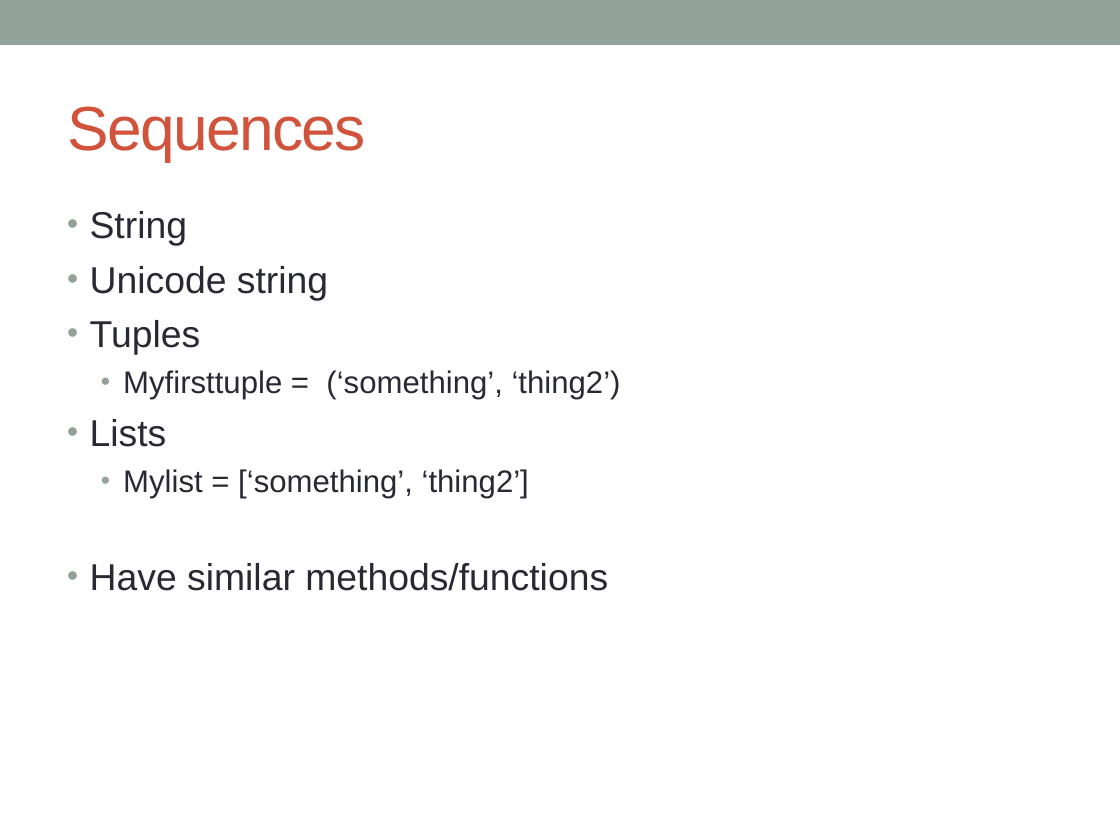
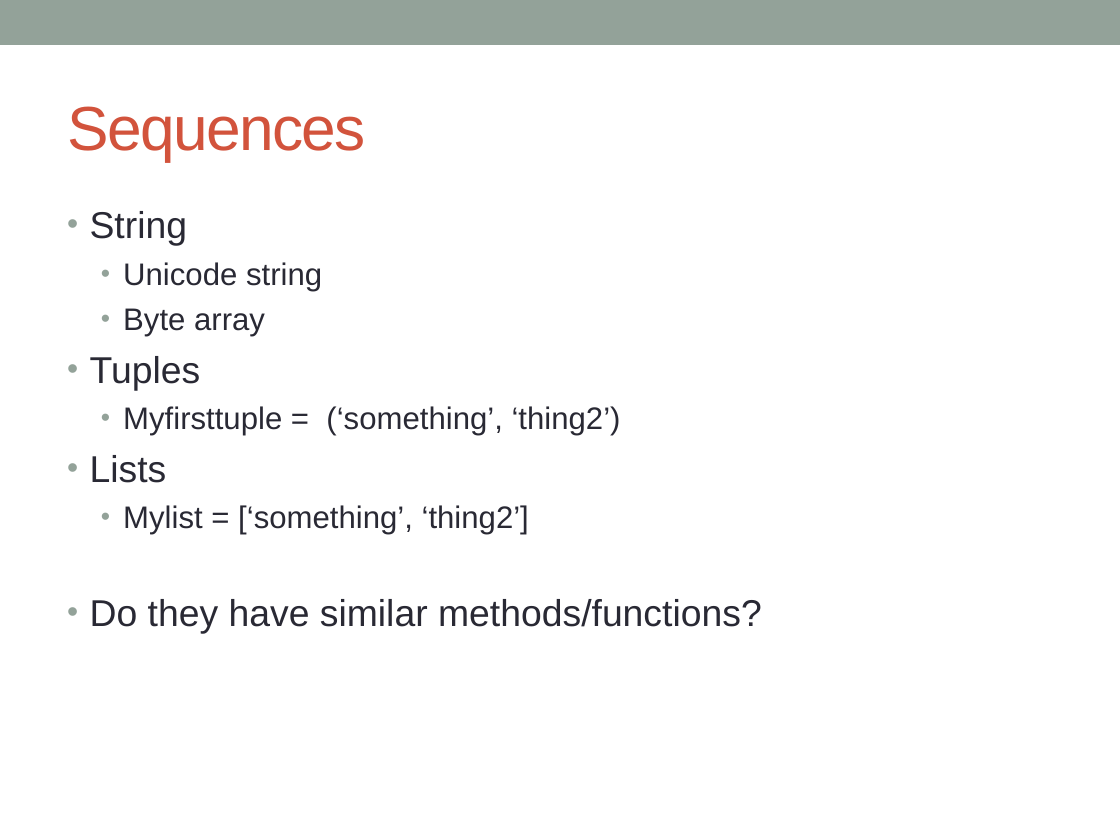
Before and after one commit to MGIS-UMN-GIS5578/GIS5578-week3, a slide deck: slide 3 of week3_sequences_review.odp. Drawn at 1120x840 pixels with LibreOffice and Linux fonts; fonts in the diff are those of the drawing. Boxes give left, top, right and bottom in pixels: in the first picture for what was removed or moved away, otherwise in the second. Text is boxed around its words. In the diff, an @@ line names an element or a change of style, - is before the commit and + after.

```diff
--- a/week3_sequences_review.odp
+++ b/week3_sequences_review.odp
@@ text at [123,262,322,291]: size 24 to 20 pt in "Unicode string"; list level 1 to 2 in "Unicode string" @@
@@ text at [123,308,265,336]: paragraph added @@
+  • Byte array
@@ text at [90,599,762,634]: text changed @@
-• Have similar methods/functions
+• Do they have similar methods/functions?
```
Also in this commit, not shown: 2 other slides changed, 3 other files.
